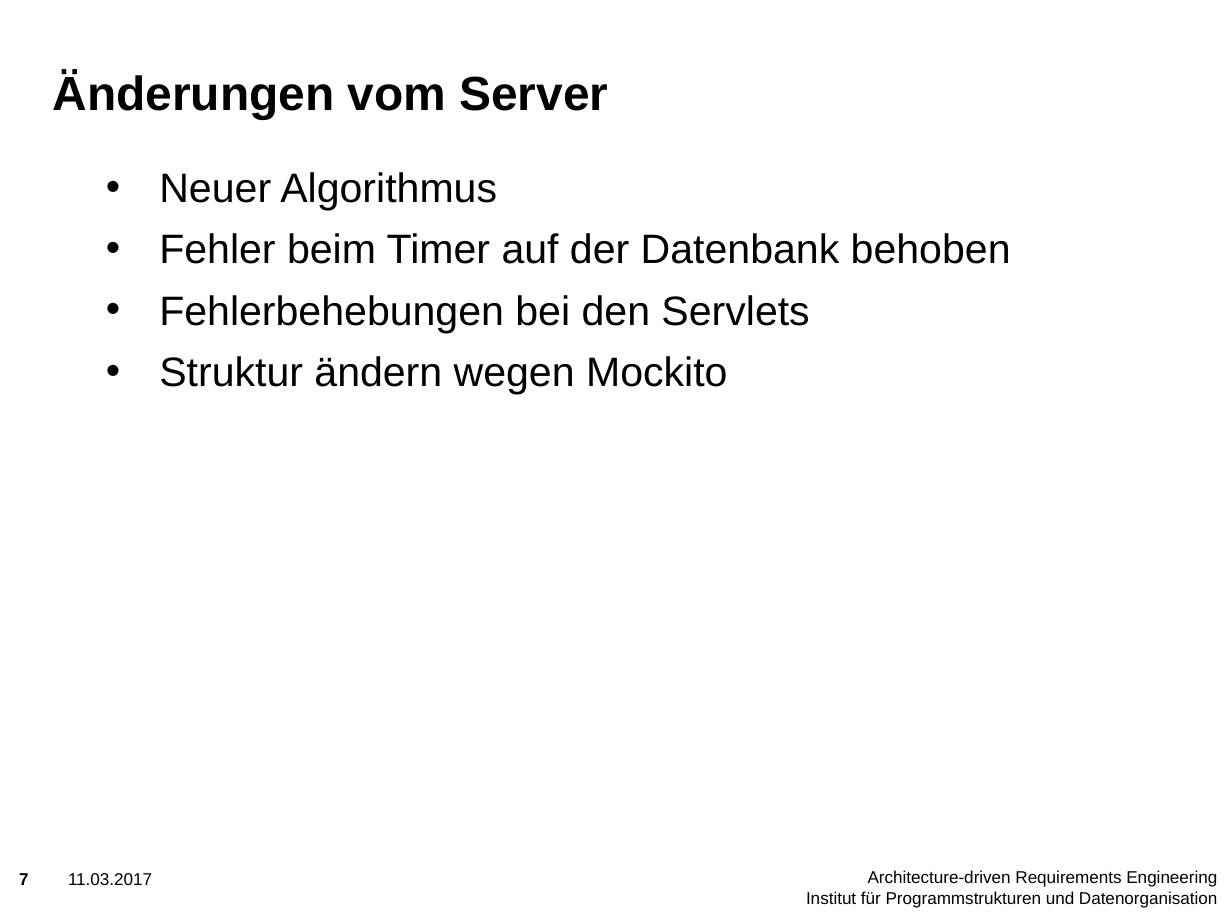
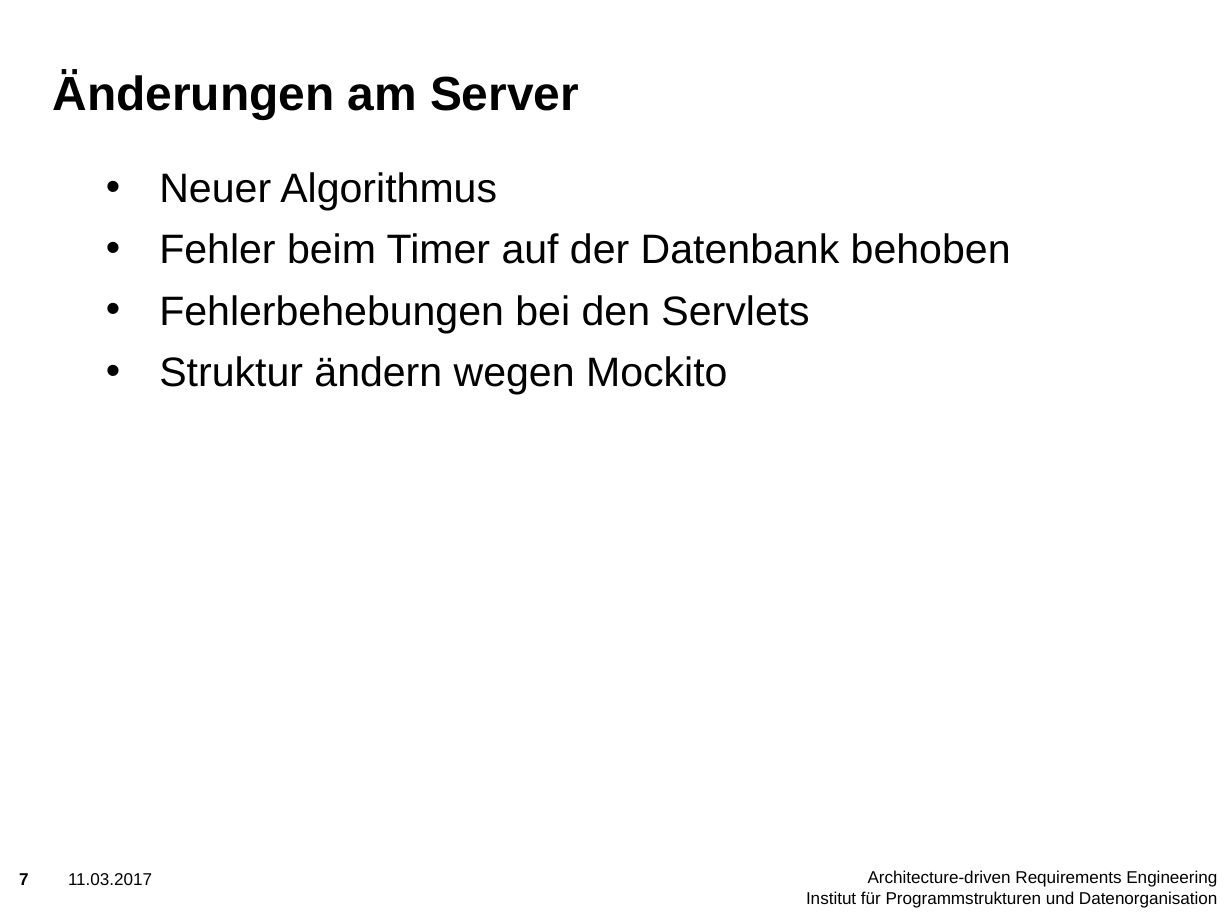
Before and after one commit to njules/goApp, a slide deck: slide 7 of Qualitätssicherung/Testphase.pptx. Drawn at 1232x924 pixels with LibreOffice and Linux fonts; fonts in the diff are those of the drawing; background and template pictures are left out. Boxes give left, top, right and bottom in pixels: in the first picture for what was removed or moved away, otherwise in the second. Text is boxed around its words. In the diff, an @@ line names an element or a change of style, - is before the commit and + after.

```diff
--- a/Qualitätssicherung/Testphase.pptx
+++ b/Qualitätssicherung/Testphase.pptx
@@ title at (53,73,579,120): text changed @@
-Änderungen vom Server
+Änderungen am Server
```
Also in this commit, not shown: 8 other slides changed, 2 slides added, 1 slide removed.
